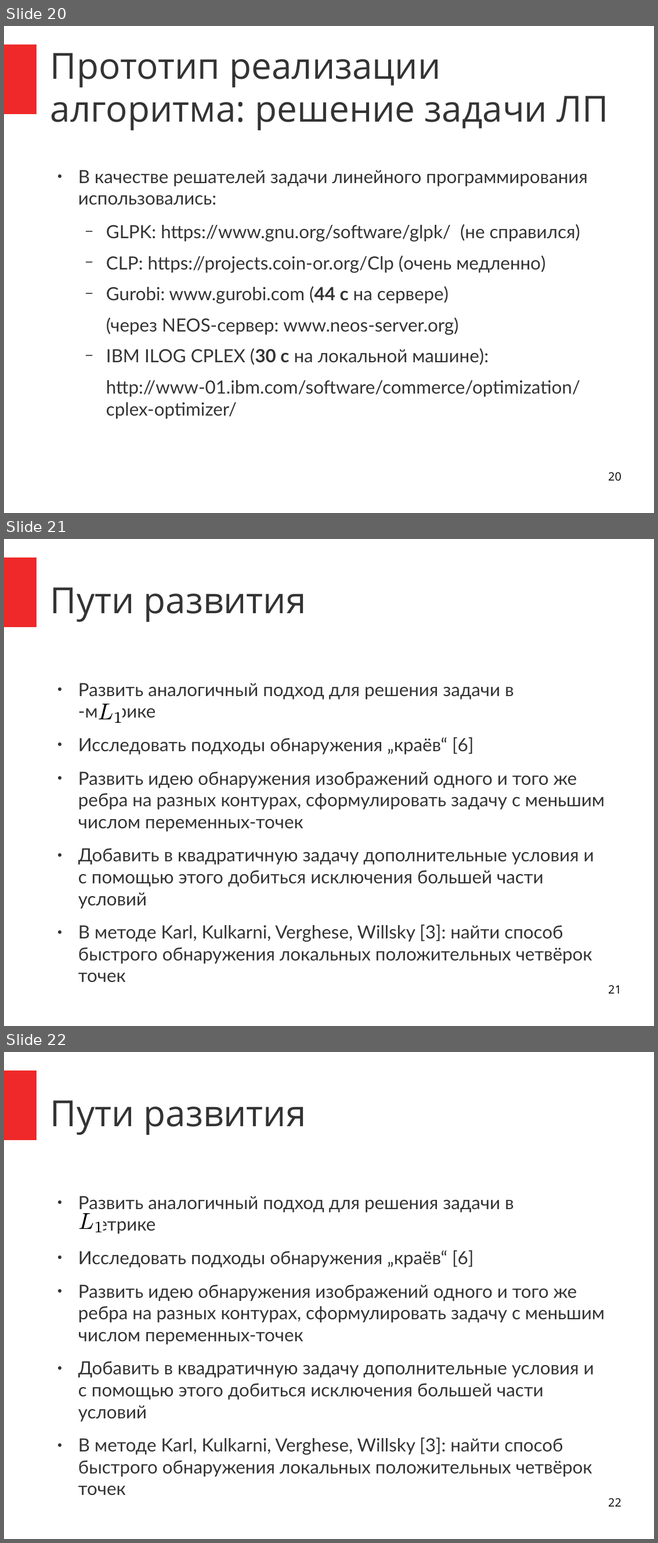
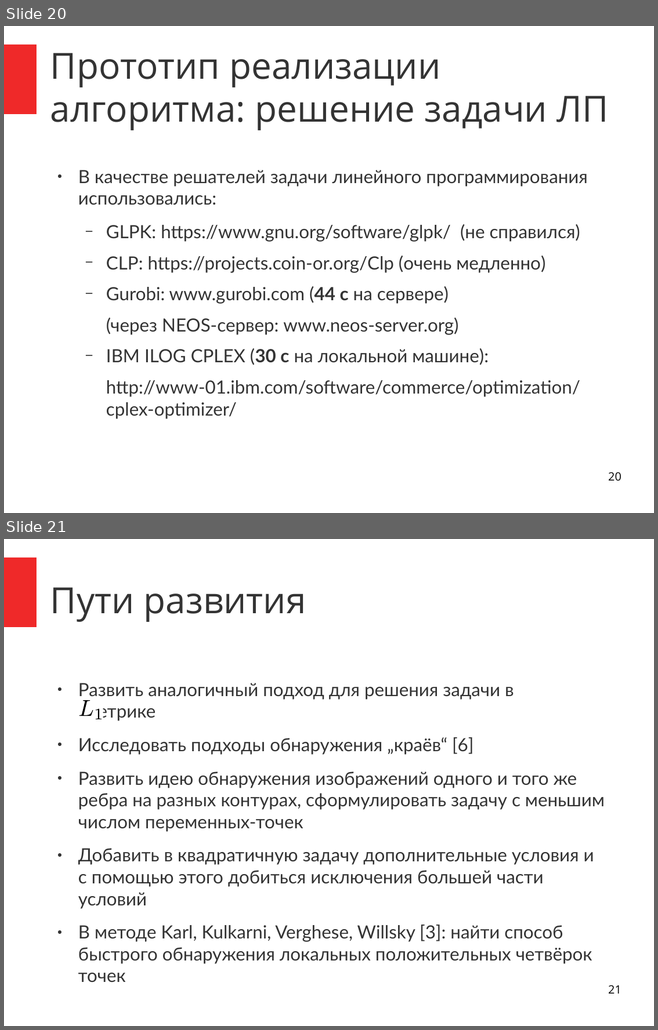
Before and after one commit to ilya-palachev/polyhedra-correction-library, a slide deck: Documentation/i.palachev/Thesis/Presentation-Feb2015/presentation-feb2015.odp. Shown one above the other, each under a label of ours: slides 20, 21 and 22 before the commit, slides 20 and 21 after it. The pictures are 658x1543 and 658x1030 pixels, drawn with LibreOffice and Linux fonts; fonts in the diff are those of the drawing. Boxes give left, top, right and bottom in pixels: in the first picture for what was removed or moved away, otherwise in the second. Text is boxed around its words. In the diff, an @@ line names an element or a change of style, - is before the commit and + after.

```diff
--- a/Documentation/i.palachev/Thesis/Presentation-Feb2015/presentation-feb2015.odp
+++ b/Documentation/i.palachev/Thesis/Presentation-Feb2015/presentation-feb2015.odp
@@ slide 21 removed at [4, 539, 654, 1026], background #FFFFFF; not listed: 1 template element that a slide beside it also shows @@
@@ title removed at [50, 587, 306, 622] @@
-Пути развития
@@ text removed at [78, 683, 604, 964] @@
-● Развить аналогичный подход для решения задачи в -метрике
-● Исследовать подходы обнаружения „краёв“ [6]
-● Развить идею обнаружения изображений одного и того же ребра на разных контурах, сформулировать задачу с меньшим числом переменных-точек
-● Добавить в квадратичную задачу дополнительные условия и с помощью этого добиться исключения большей части условий
-● В методе Karl, Kulkarni, Verghese, Willsky [3]: найти способ быстрого обнаружения локальных положительных четвёрок точек
@@ freeform shape removed at [98, 704, 122, 723] @@
@@ freeform shape removed at [99, 704, 112, 720] @@
@@ freeform shape removed at [115, 712, 121, 723] @@
@@ page number removed at [608, 985, 621, 994] @@
-21
@@ what was slide 22 is now slide 21 @@
@@ page number at [608, 985, 621, 994]: text changed @@
-22
+21
```
Also in this commit, not shown: 6 slides changed.
